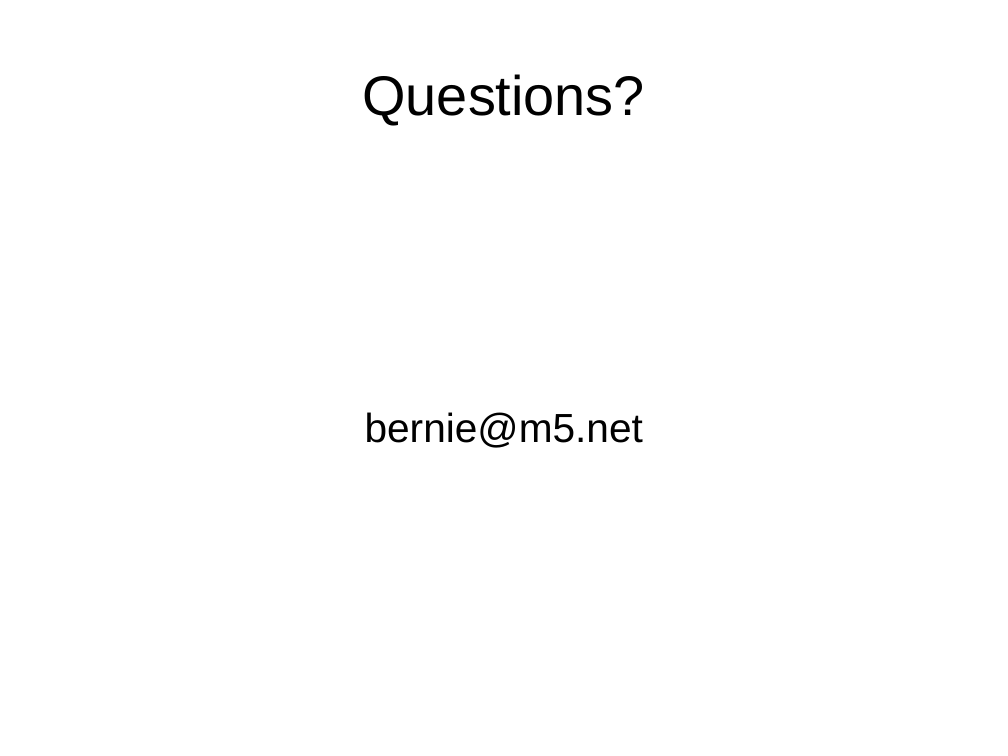
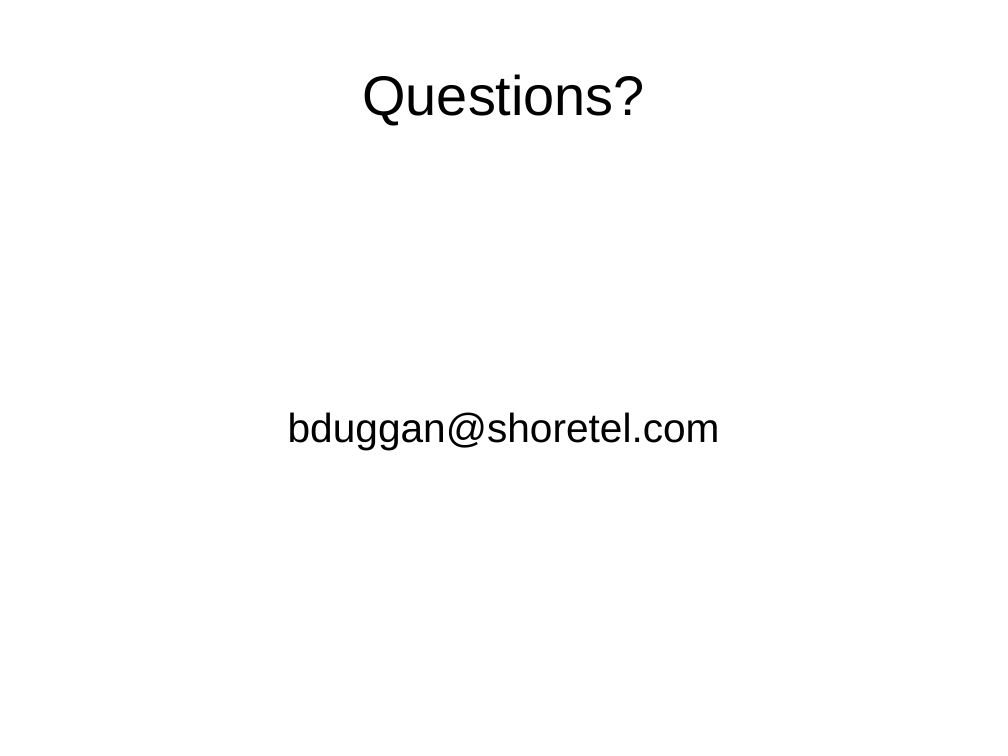
Before and after one commit to bernardd/conference-talks, a slide deck: slide 42 of ErlangLessonsLearned.odp. Drawn at 1008x756 pixels with LibreOffice and Linux fonts; fonts in the diff are those of the drawing. Boxes give left, top, right and bottom in pixels: in the first picture for what was removed or moved away, otherwise in the second. Text is boxed around its words. In the diff, an @@ line names an element or a change of style, - is before the commit and + after.

Commit message:
Update for ShoreTel

```diff
--- a/ErlangLessonsLearned.odp
+++ b/ErlangLessonsLearned.odp
@@ subtitle at [288,412,720,450]: text changed @@
-bernie@m5.net
+bduggan@shoretel.com
```
Also in this commit, not shown: 13 other slides changed.
